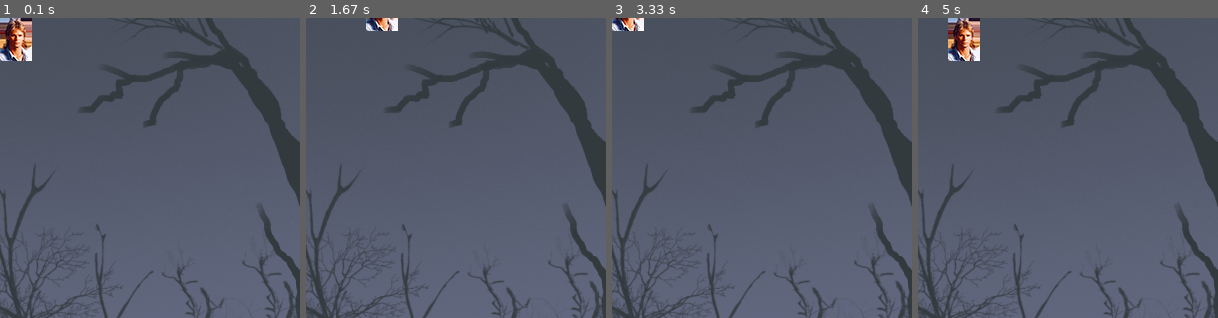
Above: before the commit, frames 1-4 (left to right).
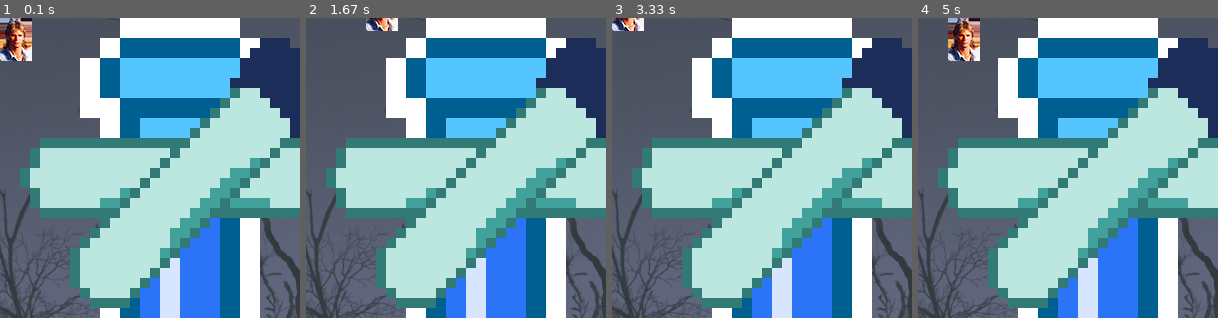
Above: after the commit, the same moments.

Repository: jonathanreveille/project3_OC
Game: pygame game, started from macgyver/pygamemain.py
The game is run twice, just before and just after one commit, with the same random seed, the same clock (stepped at 60 frames per second) and the same inputs.
Inputs:
- Up to frame 1 (0.1 s): no input
- Up to frame 2 (1.67 s): hold Right 0.33-0.8 s; hold Up 0.83-1.13 s; hold Right 1.17-1.63 s
- Up to frame 3 (3.33 s): hold Left 1.67-2.2 s; hold Down 2.23-2.53 s; hold Left 2.57-2.97 s; hold Up from 3 s (still down)
- Up to frame 4 (5 s): release Up at 3.37 s; hold Right 3.4-4.03 s; hold Down 4.07-4.43 s; hold Left 4.47-4.93 s; hold Right from 4.97 s (still down)

The runs differ from the first frame. In frame 1, 70% of the frame differs, in the area x 6-100%, y 0-100%; in frame 2, 70%; in frame 3, 70%; in frame 4, 70%.

Commit message:
changes to make it more OOP

Diff:
--- a/macgyver/pygamemain.py
+++ b/macgyver/pygamemain.py
@@ -5,39 +5,11 @@
 
 import os
 import pygame as pg
-from config.settings import HERO, WIDTH, HEIGHT, BACKGROUND, NEEDLE, TUBE, ETHER, VELOCITY
-
-
-class MacGyver(pg.sprite.Sprite): #Classe d'héritage de Sprite
-    """ class to add hero on game, record  his moves  and updates"""
-
-    def __init__(self): #Initializer
-        super().__init__()  #Appeller la méthode de  sprit  init elle-même
-        self.image = pg.image.load(HERO).convert() #l'image avec le convert
-        self.rect = self.image.get_rect() # la position de MacGyver. get_rect = c'est le rectangle de mon image et sa position
-
-    def update(self):
-        """ Methods that manages and tracks all updates from events"""
-        self._process_keyboard_events()
-
-    def _process_keyboard_events(self):
-        """ method that captures events from user and do action for game"""
-
-        for event in pg.event.get():
-            if event.type == pg.KEYDOWN and event.key == pg.K_UP:
-                self.rect.move_ip(0, -VELOCITY)
-
-            elif event.type == pg.KEYDOWN and event.key == pg.K_DOWN:
-                self.rect.move_ip(0, +VELOCITY)
-
-            elif event.type == pg.KEYDOWN and event.key == pg.K_LEFT:
-                self.rect.move_ip(-VELOCITY, 0)
-
-            elif event.type == pg.KEYDOWN and event.key == pg.K_RIGHT:
-                self.rect.move_ip(VELOCITY, 0)
-
-                # il bougera seulement dans passage
-
+from config.settings import HERO, WIDTH, HEIGHT, BACKGROUND, VELOCITY
+from macgyver.views.needle import Needle
+from macgyver.views.tube import Tube
+from macgyver.views.ether import Ether
+from macgyver.views.macgyver import MacGyver
 
 class Game:
 
@@ -51,17 +23,18 @@
 
         #On définit la taille de l'écran
         self.screen = pg.display.set_mode((WIDTH, HEIGHT)) #Building the window
-
         #On définit l'image sur background
         self.background = pg.image.load(BACKGROUND).convert() #Building the background
-
         # On colle le background sur la taille du screen
         self.screen.blit(self.background, (0,0), self.screen.get_rect())# Putting the background on the screen surface with blit(). On vient de copier le background sur la surface. Blit veut dire : copier une image sur une surface (self.screen ci-dessus dans notre cas)
+
 
         #On créér une méthode dans un attribut qui ajoute et update les sprites qui bougent
         self.sprites = pg.sprite.RenderUpdates()
         self.sprites.add(MacGyver())
-        #self.sprites.add(Ether, tube, etc.)
+        self.sprites.add(Ether())
+        self.sprites.add(Tube())
+        self.sprites.add(Needle())
 
         pg.display.update() #we always update
 
--- a/macgyver/views/ether.py
+++ b/macgyver/views/ether.py
@@ -9,5 +9,5 @@
 
     def __init__(self): #Initializer
         super().__init__()  #Appeller la méthode de  sprit  init elle-même
-        self.image = pg.image.load(settings.ETHER).convert_alpha() #l'image avec le convert
+        self.image = pg.image.load(ETHER).convert_alpha() #l'image avec le convert
         self.rect = self.image.get_rect()
--- a/macgyver/views/gameboard.py
+++ b/macgyver/views/gameboard.py
@@ -4,6 +4,7 @@
 """ this class will make the view (graphics) of the maze """
 
 import pygame as pg
+#from config.settings import WALL_IMG, PASSAGE_IMG
 
 class Labyrinth(pg.sprite.Sprite):
     def __init__(self):
--- a/macgyver/views/needle.py
+++ b/macgyver/views/needle.py
@@ -4,14 +4,14 @@
 """class that will represent the item named Needle"""
 
 import pygame as pg
-from config.settings import settings, NEEDLE
+from config.settings import NEEDLE
 
 class Needle(pg.sprite.Sprite): #Classe d'héritage de Sprite
     """ class to add item named NEEDLE on gameboard """
 
     def __init__(self): #Initializer
         super().__init__()  #Appeller la méthode de  sprit  init elle-même
-        self.image = pg.image.load(settings.NEEDLE).convert_alpha() #l'image avec le convert
+        self.image = pg.image.load(NEEDLE).convert_alpha() #l'image avec le convert
         self.rect = self.image.get_rect()
 
         #DON'T FORGET TO ADD THEM INTO THE GAME, ONCE and only,
--- a/macgyver/views/tube.py
+++ b/macgyver/views/tube.py
@@ -9,5 +9,5 @@
 
     def __init__(self): #Initializer
         super().__init__()  #Appeller la méthode de  sprit  init elle-même
-        self.image = pg.image.load(settings.TUBE).convert_alpha() #l'image avec le convert
+        self.image = pg.image.load(TUBE).convert_alpha() #l'image avec le convert
         self.rect = self.image.get_rect()
